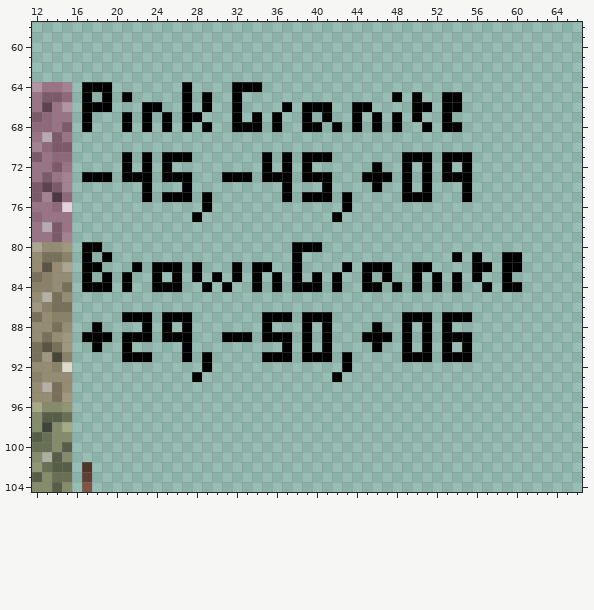
Pixel-art file -- src/main/resources/assets/variantgen/textures/test/Sprite-0002.aseprite. That is the earlier state.
160x144 pixels, 1 frame. Colours within 5 levels of each other are drawn and written as one. Shown: x 12..66, y 58..104.
After the commit:
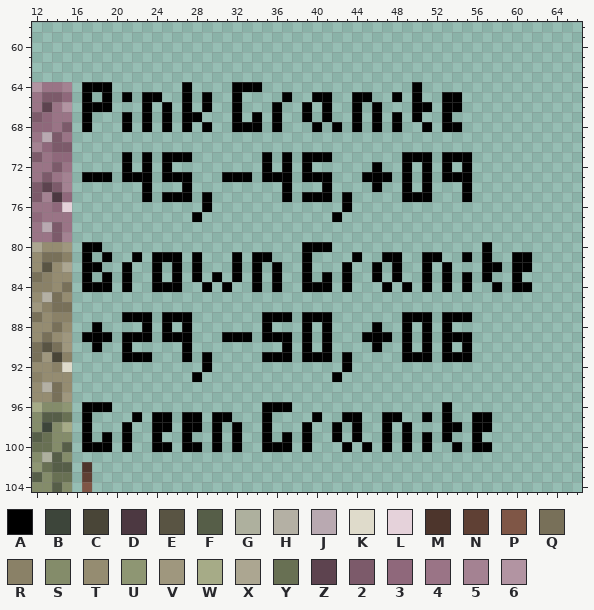
Palette (. is transparent): A #000000  B #3d453a  C #494537  D #4c3841  E #595443  F #565e48  G #aeb09e  H #b4b0a4  J #b9a9b1  K #dfdbcb  L #e5d2da  M #4d352c  N #5f4034  P #7f5646  Q #787059  R #8a8167  S #848c6a  T #958c71  U #8e9673  V #9f977e  W #a6ab87  X #aca691  Y #687053  Z #5d434f  2 #7c5a6a  3 #8f687b  4 #9a7486  5 #a48292  6 #b294a2
Difference:
@@ x 21..52 @@
  63 ................................
- 64 ......A....AAA..................
- 65 A.....A.A..A...............A.A..
- 66 ..AA..A.A..A....A.AAA..AA....AA.
+ 64 ......A....AAA...............A..
+ 65 A.AA..A.A..A....A..AA..AA..A.A..
+ 66 ..A.A.A.A..A...A..A.A..A.A...AA.
  67 A.A.A.AA...A.A.A..A.A..A.A.A.A..
- 68 A.A.A.A.A..AAA.A..AA.A.A.A.A..A.
+ 68 A.A.A.A.A..AAA.A...A.A.A.A.A..A.
  69 ................................
@@ x 12..66 @@
  79 4425...................................................
- 80 XTTV.AA...................AAA..........................
- 81 TQQR.A.A..................A...............A.A..AA......
- 82 TETX.AA...A.AAA.A...A.AA..A....A.AAA..AA....AA.AA......
- 83 QRTT.A.A.A..A.A.A.A.A.A.A.A.A.A..A.A..A.A.A.A..A.......
- 84 RRTQ.AAA.A..AAA..A.A..A.A.AAA.A..AA.A.A.A.A..A.AA......
+ 80 XTTV.AA....................AAA...............A.........
+ 81 TQQR.A.A..A.AAA.A...A.AA...A....A..AA..AA..A.A..AA.....
+ 82 TETX.AA..A..A.A.A...A.A.A..A...A..A.A..A.A...AA.AA.....
+ 83 QRTT.A.A.A..A.A.A.A.A.A.A..A.A.A..A.A..A.A.A.A..A......
+ 84 RRTQ.AAA.A..AAA..A.A..A.A..AAA.A...A.A.A.A.A..A.AA.....
  85 THQT...................................................
@@ x 12..66 @@
  95 TTQV...................................................
- 96 WSSU...................................................
- 97 SFFY...................................................
- 98 SBSW...................................................
- 99 FYSS...................................................
-100 YYSF...................................................
+ 96 WSSU.AAA...............AAA...............A.............
+ 97 SFFY.A....A.AA.AA.AA...A....A..AA..AA..A.A..AA.........
+ 98 SBSW.A...A..AA.AA.A.A..A...A..A.A..A.A...AA.AA.........
+ 99 FYSS.A.A.A..A..A..A.A..A.A.A..A.A..A.A.A.A..A..........
+100 YYSF.AAA.A..AA.AA.A.A..AAA.A...A.A.A.A.A..A.AA.........
 101 SGFS...................................................
Where, in picture pixels (left, top, right, bottom), the same in both pictures:
changed: (272, 82, 422, 132)
changed: (142, 92, 172, 112)
changed: (122, 242, 532, 292)
added: (82, 402, 492, 452)
